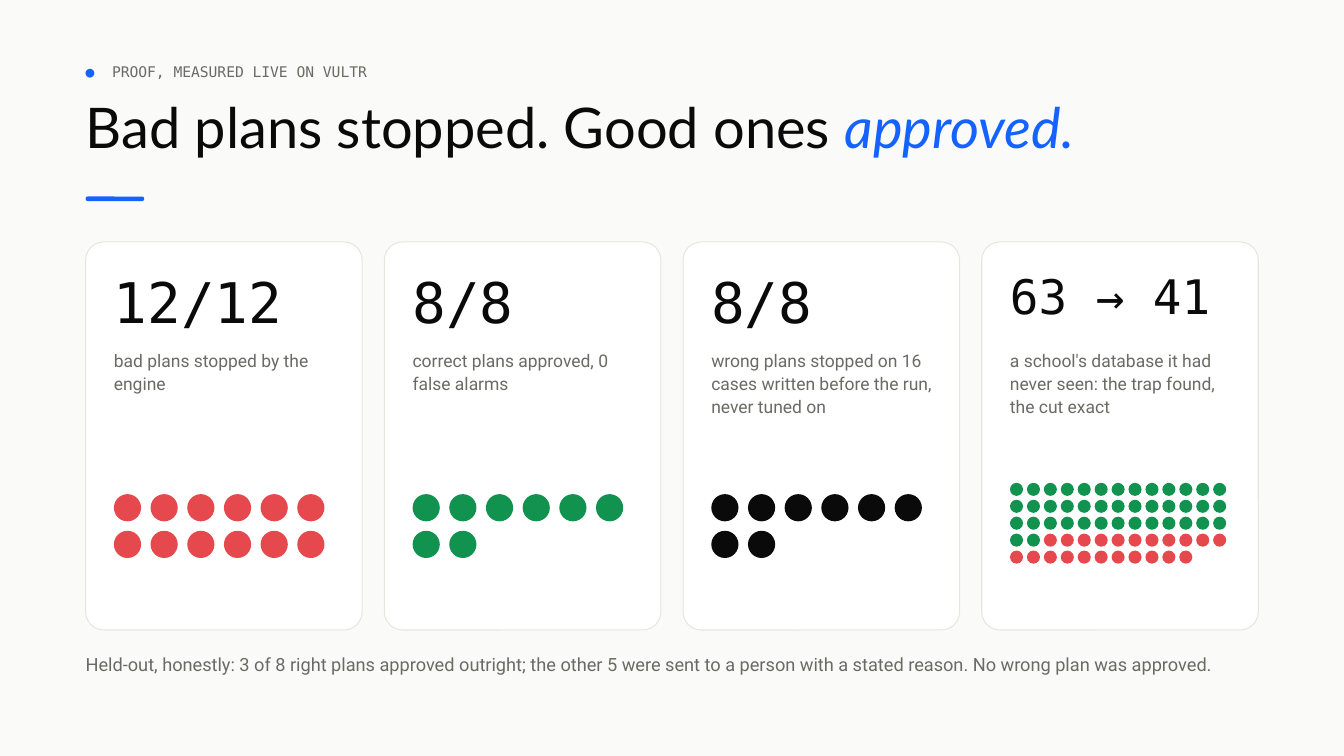
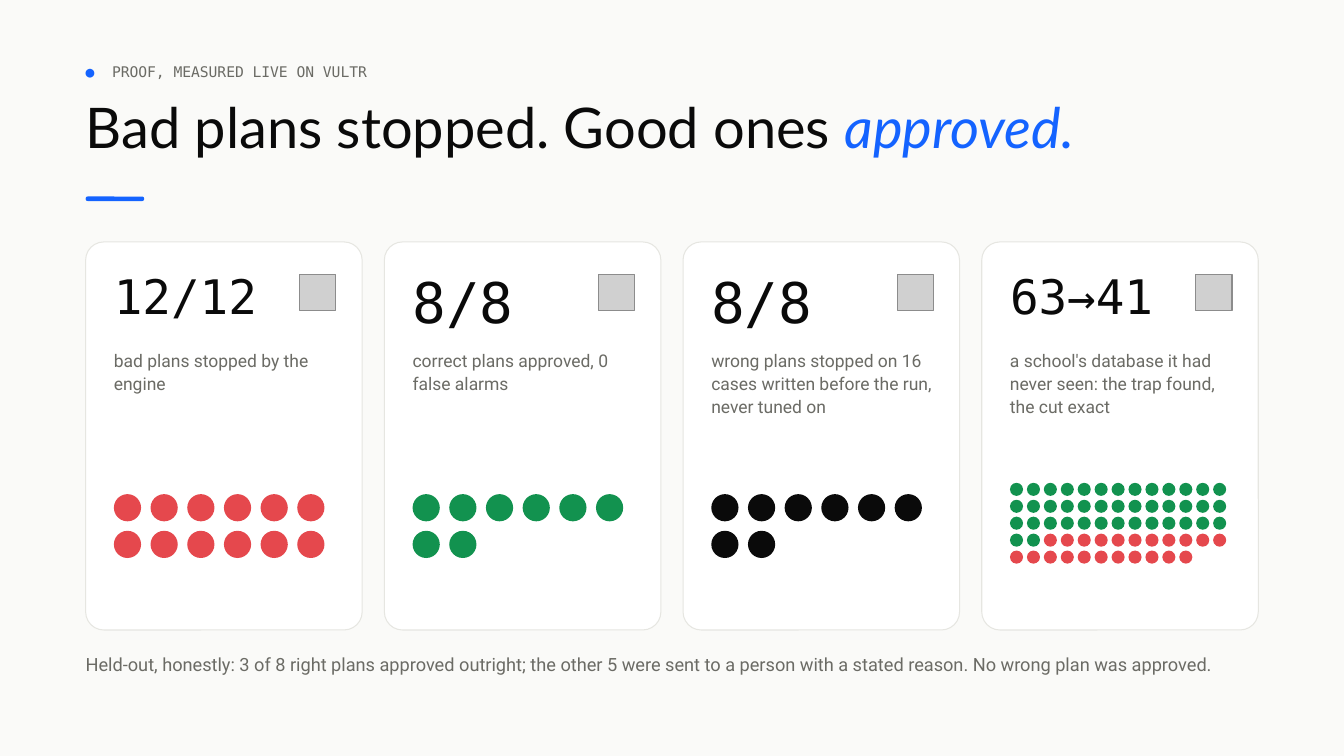
Before and after one commit to vidigoat/stunt-double, a slide deck: slide 6 of presentation/StuntDouble.pptx. Drawn at 1344x756 pixels with LibreOffice and Linux fonts; fonts in the diff are those of the drawing; grey boxes stand for pictures. Boxes give left, top, right and bottom in pixels: in the first picture for what was removed or moved away, otherwise in the second. Text is boxed around its words. In the diff, an @@ line names an element or a change of style, - is before the commit and + after.

```diff
--- a/presentation/StuntDouble.pptx
+++ b/presentation/StuntDouble.pptx
@@ text "12/12" at [114,278,257,319]: size 40 to 34 pt @@
@@ picture added at [299,274,336,311] @@
@@ picture added at [599,274,635,311] @@
@@ picture added at [897,274,934,311] @@
@@ text at [1010,278,1153,315]: spaces changed @@
-63 → 41
+63→41
@@ picture added at [1196,274,1232,311] @@
```
Also in this commit, not shown: 6 other slides changed, 24 other files.
